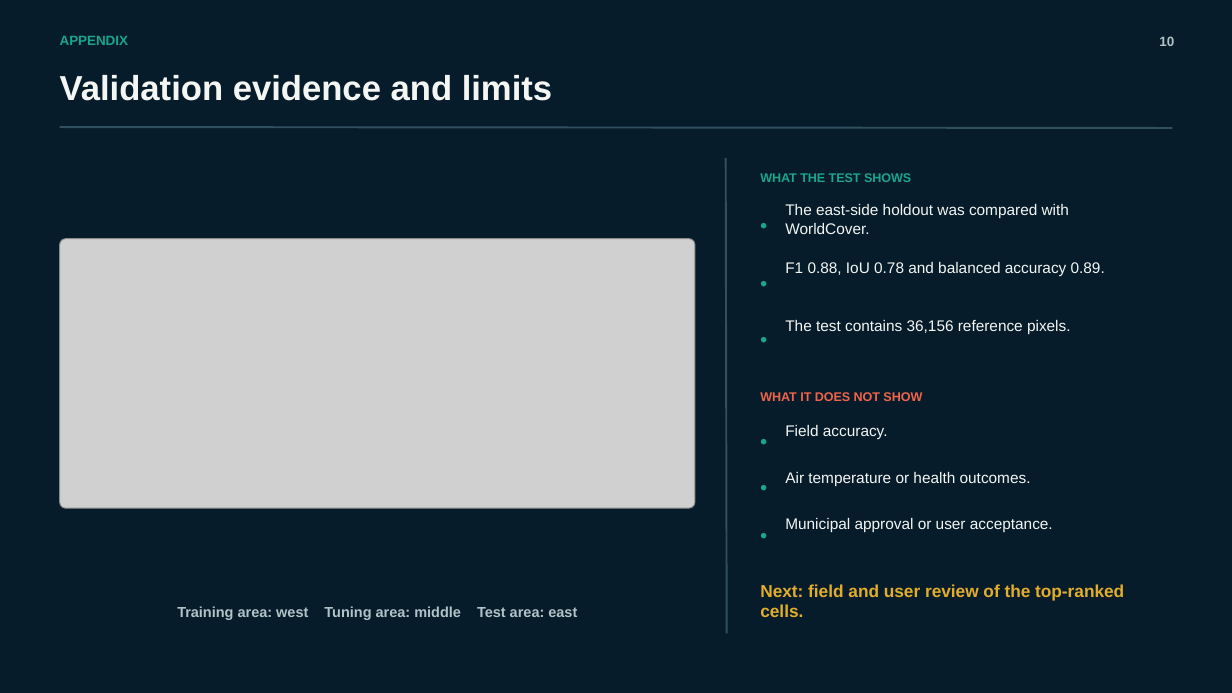
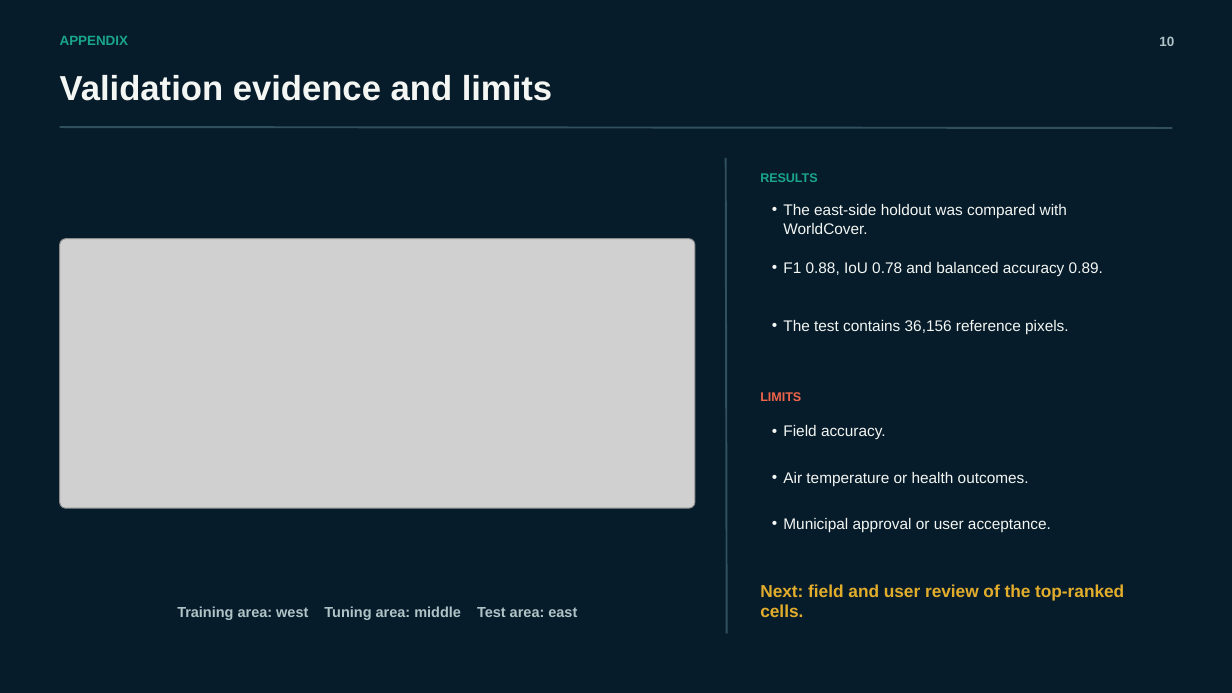
Before and after one commit to Yusuf-Karanib/riyadh-heatready, a slide deck: slide 10 of slides/Riyadh_HeatReady_Final_Judging_Pitch_SUBMIT.pptx. Drawn at 1232x693 pixels with LibreOffice and Linux fonts; fonts in the diff are those of the drawing; grey boxes stand for pictures. Boxes give left, top, right and bottom in pixels: in the first picture for what was removed or moved away, otherwise in the second. Text is boxed around its words. In the diff, an @@ line names an element or a change of style, - is before the commit and + after.

```diff
--- a/slides/Riyadh_HeatReady_Final_Judging_Pitch_SUBMIT.pptx
+++ b/slides/Riyadh_HeatReady_Final_Judging_Pitch_SUBMIT.pptx
@@ text at (x1=760, y1=173, x2=817, y2=182): text changed @@
-WHAT THE TEST SHOWS
+RESULTS
@@ text removed at (x1=761, y1=201, x2=782, y2=250) @@
-•
@@ text removed at (x1=761, y1=258, x2=782, y2=308) @@
-•
@@ text removed at (x1=761, y1=316, x2=782, y2=362) @@
-•
@@ text at (x1=760, y1=392, x2=801, y2=401): text changed @@
-WHAT IT DOES NOT SHOW
+LIMITS
@@ text removed at (x1=761, y1=421, x2=782, y2=460) @@
-•
@@ text removed at (x1=761, y1=468, x2=782, y2=506) @@
-•
@@ bullet none to • in 6 elements at (x1=783, y1=204, x2=1067, y2=234), (x1=783, y1=262, x2=1103, y2=276), (x1=783, y1=320, x2=1069, y2=334), (x1=783, y1=425, x2=886, y2=439), (x1=783, y1=472, x2=1029, y2=486), (x1=783, y1=518, x2=1051, y2=532) @@
@@ text removed at (x1=761, y1=514, x2=782, y2=556) @@
-•
```
Also in this commit, not shown: 7 other slides changed, 4 other files.
